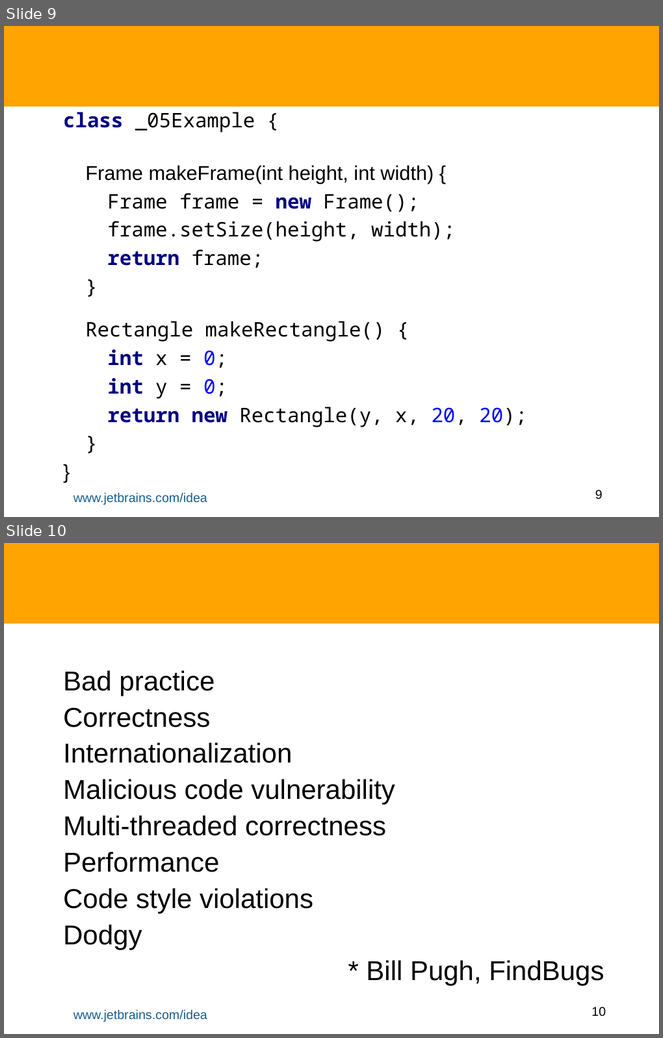
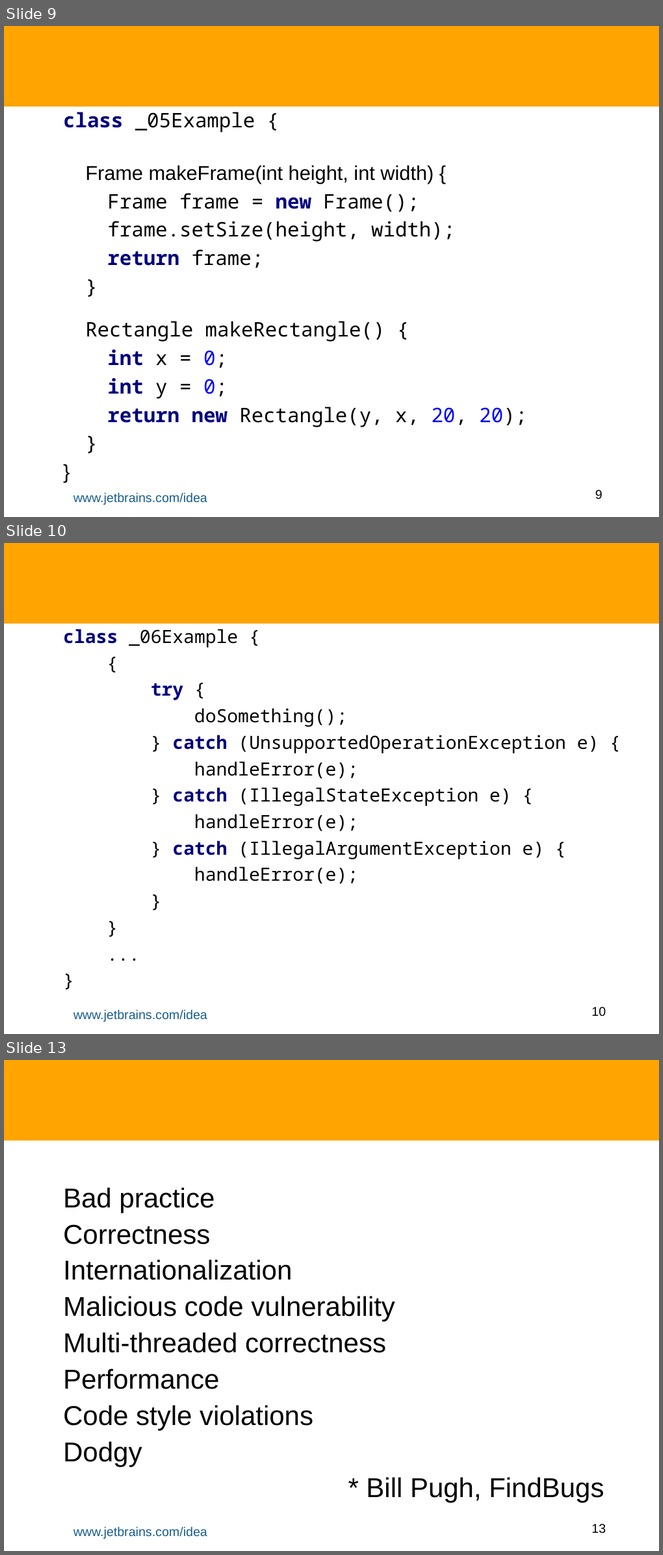
Before and after one commit to HamletDRC/presentations, a slide deck: staticanalysis/StaticAnalysisInIDEA.odp. Shown one above the other, each under a label of ours: slides 9 and 10 before the commit, slides 9, 10 and 13 after it; the slides between them are not shown. The pictures are 663x1038 and 663x1555 pixels, drawn with LibreOffice and Linux fonts; fonts in the diff are those of the drawing; background and template pictures are left out. Boxes give left, top, right and bottom in pixels: in the first picture for what was removed or moved away, otherwise in the second. Text is boxed around its words. In the diff, an @@ line names an element or a change of style, - is before the commit and + after.

```diff
--- a/staticanalysis/StaticAnalysisInIDEA.odp
+++ b/staticanalysis/StaticAnalysisInIDEA.odp
@@ slide 10 added at bbox=[4, 543, 659, 1034], background #FFFFFF; not listed: 3 template elements that a slide beside it also shows @@
@@ subtitle added at bbox=[63, 629, 599, 884], 20 pt, text #000000 @@
+class _06Example {
+{
+try {
+doSomething();
+} catch (UnsupportedOperationException e) {
+handleError(e);
+} catch (IllegalStateException e) {
+handleError(e);
+} catch (IllegalArgumentException e) {
+handleError(e);
+}
+}
+...
+}
@@ what was slide 10 is now slide 13 @@
@@ page number at bbox=[592, 1524, 606, 1534]: text changed @@
-10
+13
```
Also in this commit, not shown: 2 other slides added, 10 other files.
